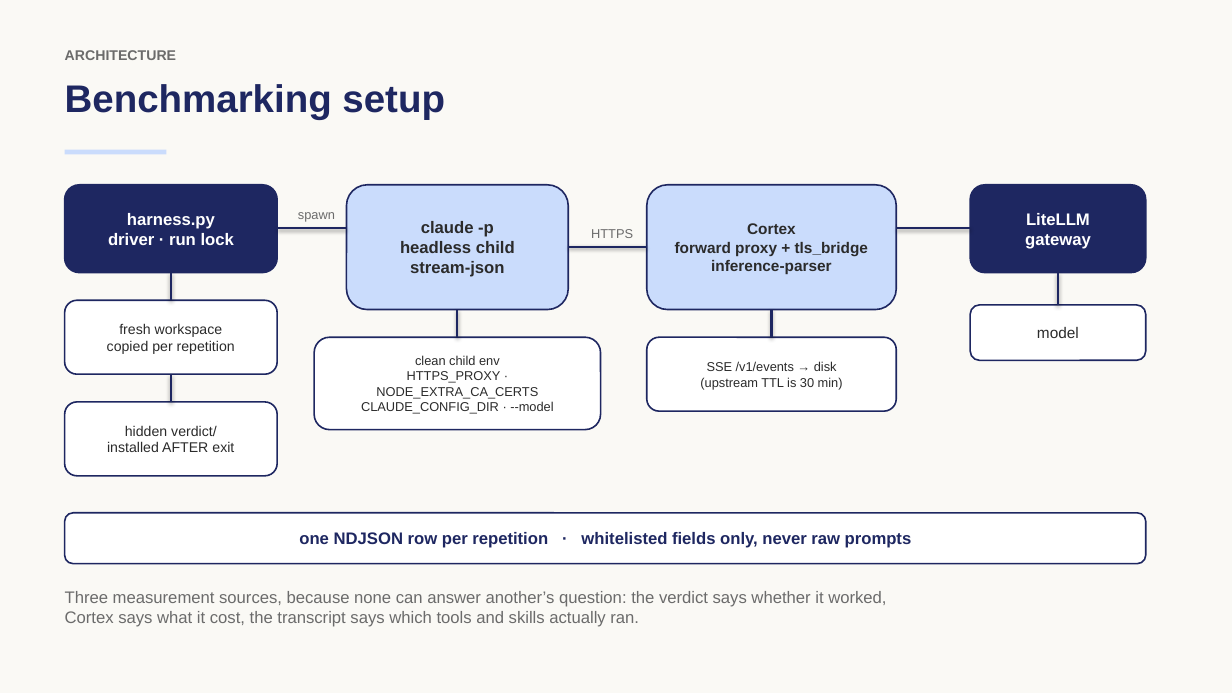
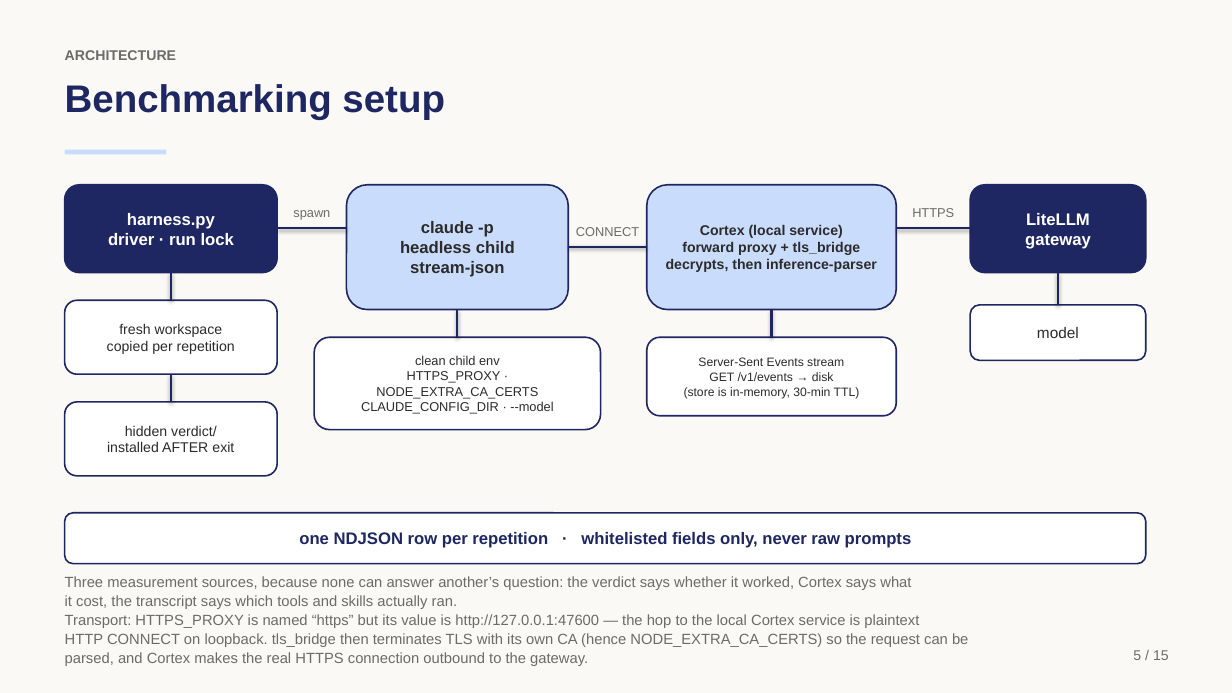
Before and after one commit to rossoctl/autobench-claudecode, a slide deck: slide 5 of results/autobench-claudecode-summary.pptx (slide 4 before the commit). Drawn at 1232x693 pixels with LibreOffice and Linux fonts; fonts in the diff are those of the drawing. Boxes give left, top, right and bottom in pixels: in the first picture for what was removed or moved away, otherwise in the second. Text is boxed around its words. In the diff, an @@ line names an element or a change of style, - is before the commit and + after.

```diff
--- a/results/autobench-claudecode-summary.pptx
+++ b/results/autobench-claudecode-summary.pptx
@@ text "spawn" moved from (x1=298, y1=212, x2=335, y2=222) to (x1=293, y1=210, x2=330, y2=220) @@
@@ text "HTTPS" moved from (x1=591, y1=229, x2=633, y2=238) to (x1=912, y1=208, x2=954, y2=217) @@
@@ text added at (x1=576, y1=227, x2=639, y2=236), 10 pt, text #6B6B6B @@
+CONNECT
@@ text in rounded rectangle at (x1=700, y1=224, x2=842, y2=238): text changed; size 12 to 11 pt @@
-Cortex
+Cortex (local service)
@@ text in rounded rectangle at (x1=666, y1=258, x2=877, y2=272): text changed; size 12 to 11 pt @@
-inference-parser
+decrypts, then inference-parser
@@ text in rounded rectangle at (x1=682, y1=241, x2=861, y2=255): size 12 to 11 pt in "forward proxy + tls_bridge" @@
@@ rounded rectangle "Server-Sent Events stream" resized from (x1=647, y1=337, x2=897, y2=411) to (x1=647, y1=337, x2=897, y2=416) @@
@@ text in rounded rectangle at (x1=684, y1=357, x2=860, y2=399): text changed; size 10 to 9.5 pt @@
-SSE /v1/events → disk
-(upstream TTL is 30 min)
+Server-Sent Events stream
+GET /v1/events → disk
+(store is in-memory, 30-min TTL)
@@ text at (x1=65, y1=576, x2=968, y2=666): text changed; size 13 to 11.5 pt @@
-Three measurement sources, because none can answer another’s question: the verdict says whether it worked,
-Cortex says what it cost, the transcript says which tools and skills actually ran.
+Three measurement sources, because none can answer another’s question: the verdict says whether it worked, Cortex says what
+it cost, the transcript says which tools and skills actually ran.
+Transport: HTTPS_PROXY is named “https” but its value is http://127.0.0.1:47600 — the hop to the local Cortex service is plaintext
+HTTP CONNECT on loopback. tls_bridge then terminates TLS with its own CA (hence NODE_EXTRA_CA_CERTS) so the request can be
+parsed, and Cortex makes the real HTTPS connection outbound to the gateway.
@@ text added at (x1=1133, y1=650, x2=1169, y2=660), 11 pt, text #6B6B6B @@
+5 / 15
```
Also in this commit, not shown: 13 other slides changed, 1 slide added, 2 other files.
